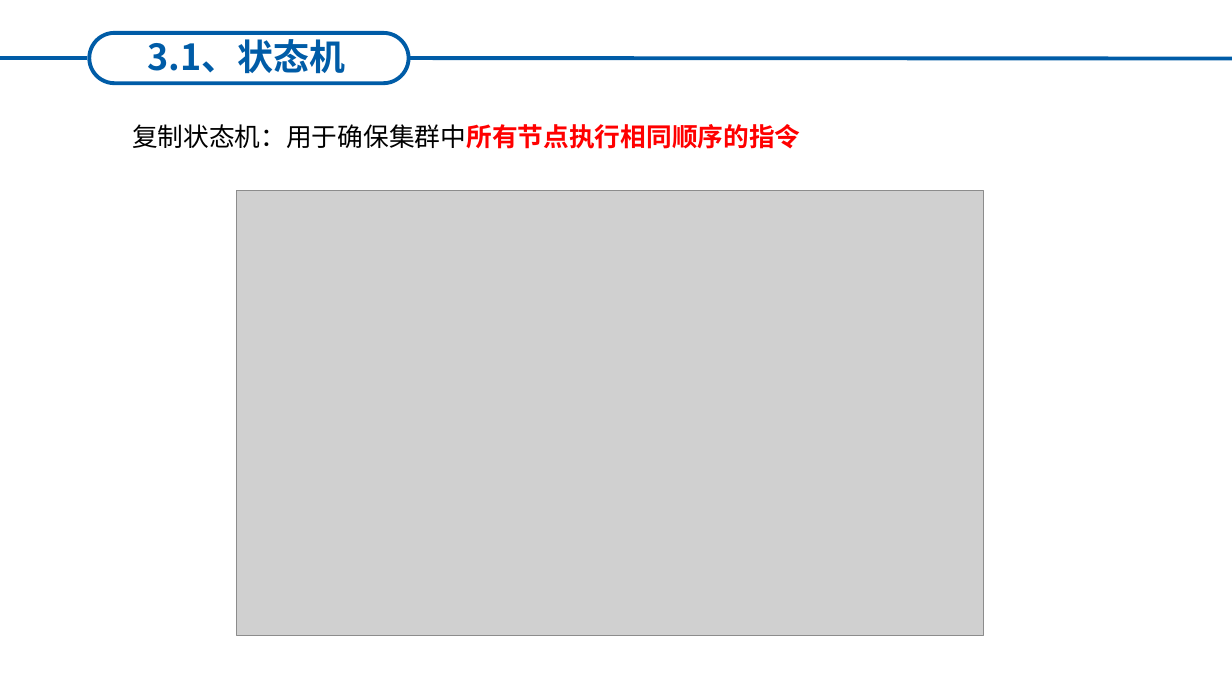
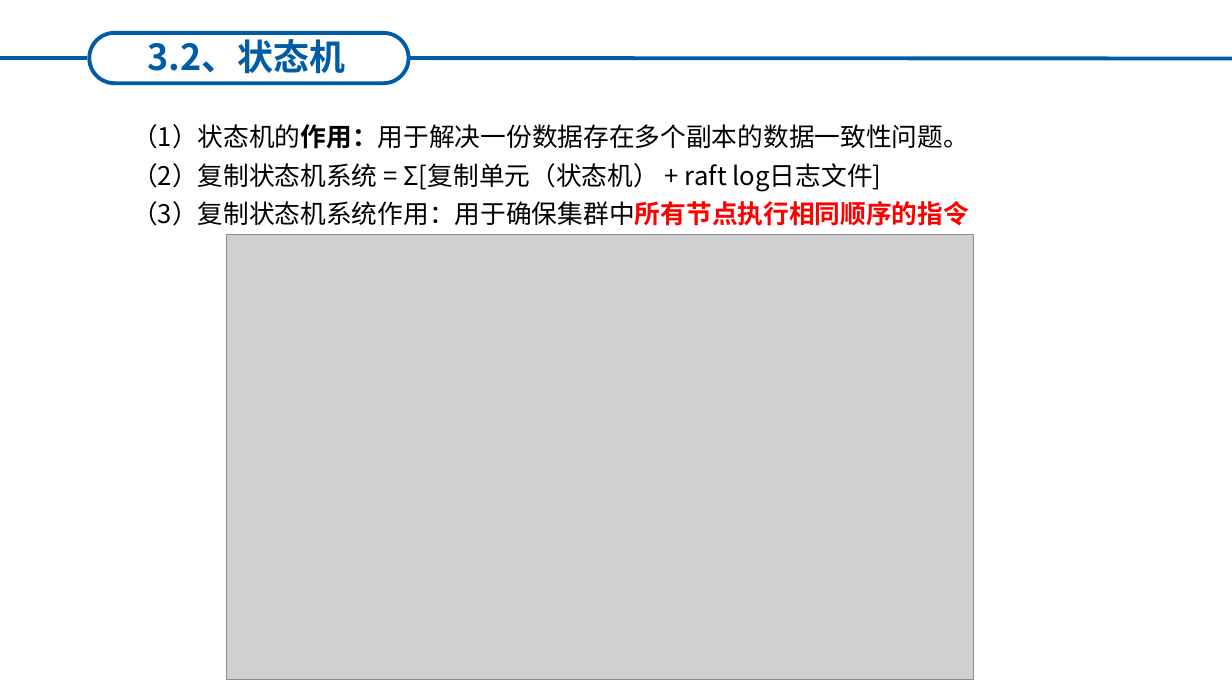
Before and after one commit to HNing109/StudyNotes, a slide deck: slide 9 of Golang_学习笔记/Golang_进阶_学习笔记/ETCD_学习笔记/ETCD-调研.pptx (slide 8 before the commit). Drawn at 1232x693 pixels with LibreOffice and Linux fonts; fonts in the diff are those of the drawing; grey boxes stand for pictures. Boxes give left, top, right and bottom in pixels: in the first picture for what was removed or moved away, otherwise in the second. Text is boxed around its words. In the diff, an @@ line names an element or a change of style, - is before the commit and + after.

```diff
--- a/Golang_学习笔记/Golang_进阶_学习笔记/ETCD_学习笔记/ETCD-调研.pptx
+++ b/Golang_学习笔记/Golang_进阶_学习笔记/ETCD_学习笔记/ETCD-调研.pptx
@@ text at [148, 34, 346, 74]: text changed @@
-3.1、状态机
+3.2、状态机
@@ text at [132, 124, 969, 226]: text changed @@
-复制状态机：用于确保集群中所有节点执行相同顺序的指令
+（1）状态机的作用：用于解决一份数据存在多个副本的数据一致性问题。
+（2）复制状态机系统 = Σ[复制单元（状态机） + raft log日志文件]
+（3）复制状态机系统作用：用于确保集群中所有节点执行相同顺序的指令
@@ picture: place and size @@
-picture at [236, 190, 983, 635]
+picture at [226, 235, 974, 679]
```
Also in this commit, not shown: 8 other slides changed, 1 slide added, 1 other file.
